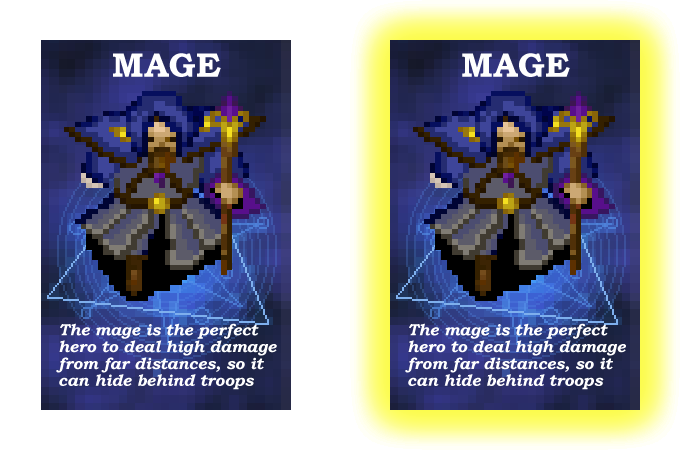
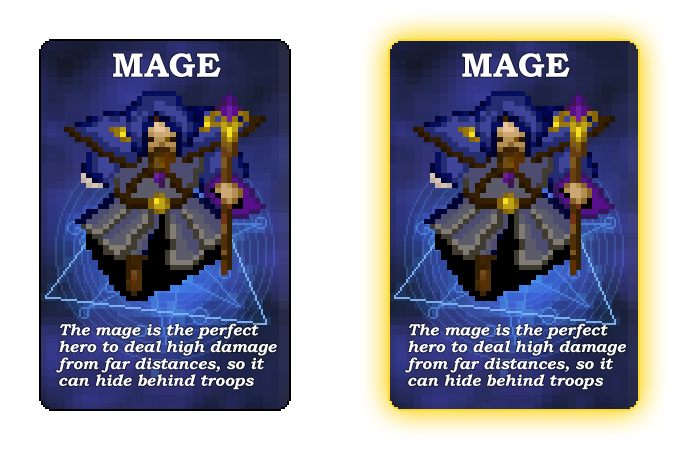
Before/after of a 680 × 450 layered artwork. What changed in the layer stack:
renamed "Capa 3 copia" to "Capa 6", painted on it over [388, 39, 640, 411]
renamed "Capa 3" to "Capa 4", painted on it over [39, 39, 291, 411]
renamed "Glow" to "background", hid it, painted on it over [39, 0, 680, 450]
